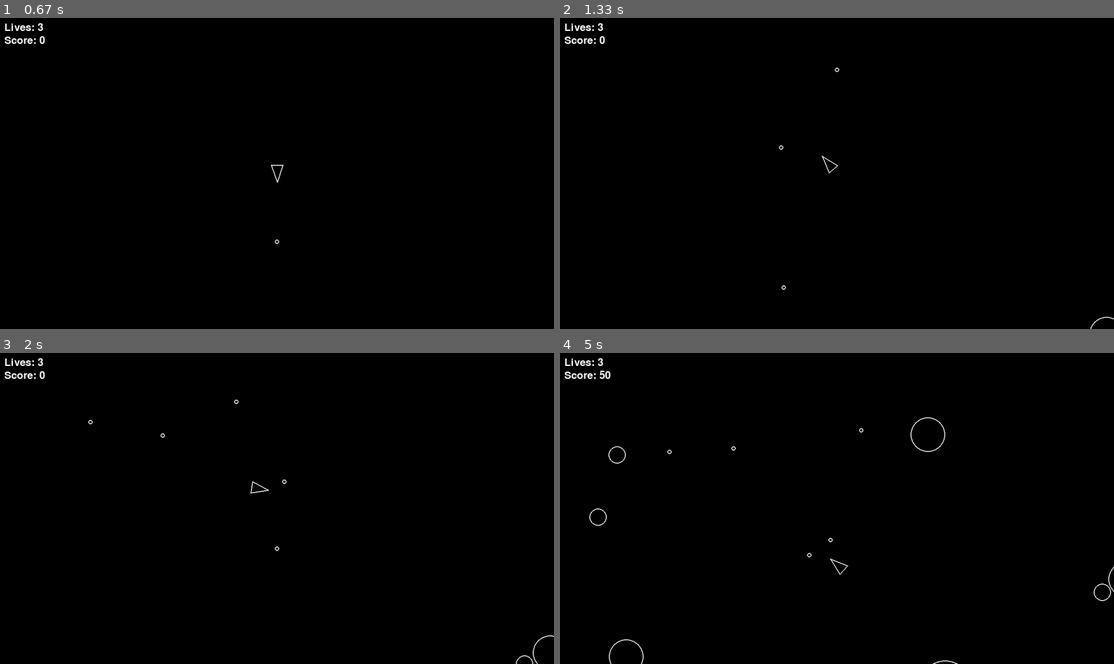
Above: before the commit, frames 1-4 (two rows, left to right).
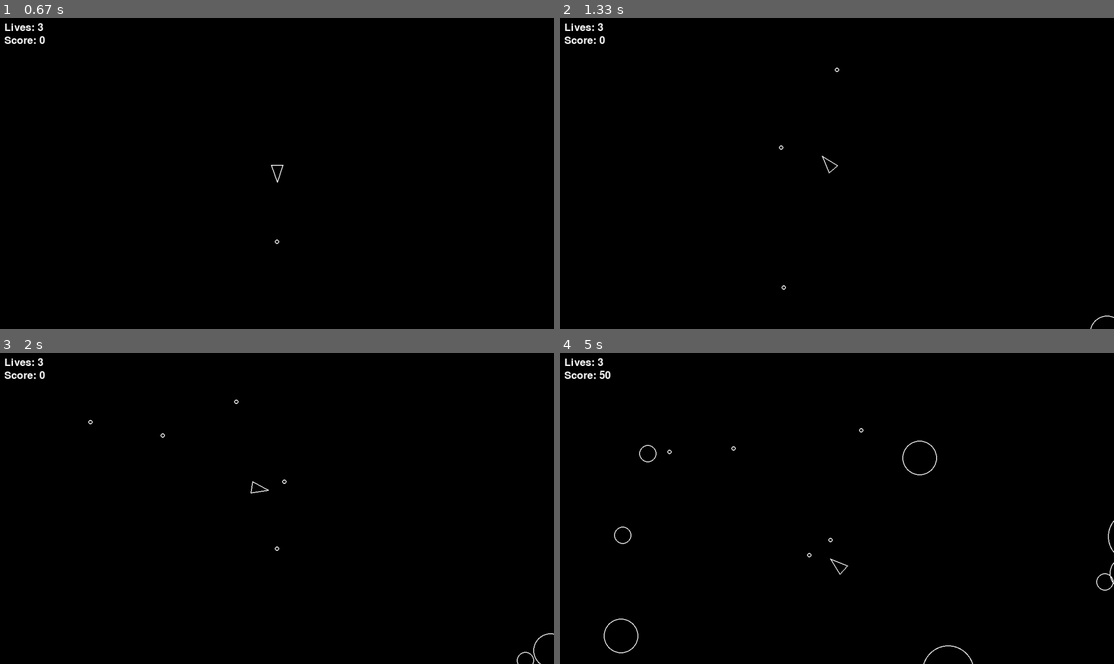
Above: after the commit, the same moments.

Repository: RAm13-dev/asteroid_game
Game: pygame game, started from main.py
The game is run twice, just before and just after one commit, with the same random seed, the same clock (stepped at 60 frames per second) and the same inputs.
Inputs:
- Up to frame 1 (0.67 s): tap Space at 0.33 s
- Up to frame 2 (1.33 s): hold D 0.67-1.13 s; tap Space at 0.73, 1.03, 1.23 s; hold W from 1.17 s (still down)
- Up to frame 3 (2 s): release W at 1.47 s; hold D 1.5-1.97 s; tap Space at 1.57, 1.87 s
- Up to frame 4 (5 s): hold A 2-2.53 s; tap Space at 2.07, 2.37, 2.63, 2.97, 3.27, 3.4, 3.8, 4.1, 4.47, 4.87 s; hold S 2.57-2.87 s; hold A 2.9-3.3 s; hold W 3.33-3.7 s; hold D 3.73-4.37 s; hold S 4.4-4.77 s; hold A from 4.8 s (still down)

Frame 1 is identical in both runs. In frame 2, less than 0.1% of the frame differs, in the area x 95-100%, y 95-100%; in frame 3, 0.1%; in frame 4, 0.7%, in the area x 5-100%, y 20-100%.

Commit message:
Add asteroid difficulty scaling tests

Diff:
--- a/asteroid.py
+++ b/asteroid.py
@@ -1,4 +1,9 @@
-from constants import LINE_WIDTH, ASTEROID_MIN_RADIUS
+from constants import (
+    ASTEROID_MIN_RADIUS,
+    ASTEROID_SPLIT_SPEED_MAX,
+    ASTEROID_SPLIT_SPEED_MIN,
+    LINE_WIDTH,
+)
 from circleshape import CircleShape
 from logger import log_event
 import pygame
@@ -24,10 +29,14 @@
         else:
             log_event("asteroid_split")
             angle = random.uniform(20, 50)
+            split_speed_multiplier = random.uniform(
+                ASTEROID_SPLIT_SPEED_MIN,
+                ASTEROID_SPLIT_SPEED_MAX,
+            )
             vel_p = self.velocity.rotate(angle)
             vel_n = self.velocity.rotate(-angle)
             new_radius = self.radius - ASTEROID_MIN_RADIUS
             asteroid_p = Asteroid(self.position.x, self.position.y, new_radius)
             asteroid_n = Asteroid(self.position.x, self.position.y, new_radius)
-            asteroid_p.velocity = vel_p * 1.2
-            asteroid_n.velocity = vel_n * 1.2
+            asteroid_p.velocity = vel_p * split_speed_multiplier
+            asteroid_n.velocity = vel_n * split_speed_multiplier
--- a/asteroidfield.py
+++ b/asteroidfield.py
@@ -4,7 +4,16 @@
 
 from asteroid import Asteroid
 
-from constants import *
+from constants import (
+    ASTEROID_DIFFICULTY_RAMP_SECONDS,
+    ASTEROID_KINDS,
+    ASTEROID_MAX_DIFFICULTY_MULTIPLIER,
+    ASTEROID_MAX_RADIUS,
+    ASTEROID_MIN_RADIUS,
+    ASTEROID_SPAWN_RATE_SECONDS,
+    SCREEN_HEIGHT,
+    SCREEN_WIDTH,
+)
 
 
 
@@ -63,6 +72,9 @@
                 pygame.sprite.Sprite.__init__(self, self.containers)
 
                 self.spawn_timer = 0.0
+                self.elapsed_time = 0.0
+                self.difficulty_multiplier = 1.0
+                self.spawn_rate = ASTEROID_SPAWN_RATE_SECONDS
 
 
 
@@ -74,9 +86,20 @@
 
         def update(self, dt):
 
+            self.elapsed_time += dt
+            ramp_progress = min(
+                self.elapsed_time / ASTEROID_DIFFICULTY_RAMP_SECONDS,
+                1.0,
+            )
+            self.difficulty_multiplier = min(
+                1.0 + ramp_progress * (ASTEROID_MAX_DIFFICULTY_MULTIPLIER - 1.0),
+                ASTEROID_MAX_DIFFICULTY_MULTIPLIER,
+            )
+            self.spawn_rate = ASTEROID_SPAWN_RATE_SECONDS / self.difficulty_multiplier
+
             self.spawn_timer += dt
 
-            if self.spawn_timer > ASTEROID_SPAWN_RATE_SECONDS:
+            if self.spawn_timer > self.spawn_rate:
 
                 self.spawn_timer = 0
                 edge = random.choice(self.edges)
@@ -86,6 +109,7 @@
                 velocity = edge[0] * speed
 
                 velocity = velocity.rotate(random.randint(-30, 30))
+                velocity = velocity * self.difficulty_multiplier
 
                 position = edge[1](random.uniform(0, 1))
 
--- a/constants.py
+++ b/constants.py
@@ -16,6 +16,14 @@
 
 ASTEROID_SPAWN_RATE_SECONDS = 0.8
 
+# Difficulty scaling
+ASTEROID_DIFFICULTY_RAMP_SECONDS = 30.0
+ASTEROID_MAX_DIFFICULTY_MULTIPLIER = 3.0
+
+# Asteroid splitting speed multiplier bounds
+ASTEROID_SPLIT_SPEED_MIN = 1.1
+ASTEROID_SPLIT_SPEED_MAX = 1.4
+
 ASTEROID_MAX_RADIUS = ASTEROID_MIN_RADIUS * ASTEROID_KINDS
 
 SHOT_RADIUS = 5
--- a/test_game.py
+++ b/test_game.py
@@ -15,12 +15,20 @@
 from circleshape import CircleShape
 from player import Player
 from asteroid import Asteroid
+from asteroidfield import AsteroidField
 from shot import Shot
 from constants import (
     SCREEN_WIDTH, SCREEN_HEIGHT, PLAYER_RADIUS, ASTEROID_MIN_RADIUS,
     PLAYER_SPEED, PLAYER_TURN_SPEED, PLAYER_SHOOT_COOLDOWN_SECONDS,
     PLAYER_INVINCIBILITY_SECONDS, SHOT_LIFETIME_SECONDS,
-    SCORE_SMALL_ASTEROID, SCORE_MEDIUM_ASTEROID, SCORE_LARGE_ASTEROID
+    ASTEROID_DIFFICULTY_RAMP_SECONDS,
+    ASTEROID_MAX_DIFFICULTY_MULTIPLIER,
+    ASTEROID_SPAWN_RATE_SECONDS,
+    ASTEROID_SPLIT_SPEED_MAX,
+    ASTEROID_SPLIT_SPEED_MIN,
+    SCORE_SMALL_ASTEROID,
+    SCORE_MEDIUM_ASTEROID,
+    SCORE_LARGE_ASTEROID,
 )
 
 
@@ -371,5 +379,78 @@
         assert asteroid.position.y > 0
 
 
+class TestAsteroidDifficultyScaling:
+    """Tests for asteroid difficulty and spawning behavior"""
+
+    def setup_method(self):
+        AsteroidField.containers = pygame.sprite.Group()
+
+    def test_asteroidfield_difficulty_scaling(self):
+        """Test difficulty scaling caps and spawn rate decreases"""
+        field = AsteroidField()
+        base_spawn_rate = ASTEROID_SPAWN_RATE_SECONDS
+
+        with patch("asteroidfield.random.choice", return_value=field.edges[0]), \
+            patch("asteroidfield.random.randint", return_value=40), \
+            patch("asteroidfield.random.uniform", return_value=0.5), \
+            patch.object(field, "spawn"):
+            field.update(ASTEROID_DIFFICULTY_RAMP_SECONDS + 1.0)
+
+        assert field.difficulty_multiplier <= ASTEROID_MAX_DIFFICULTY_MULTIPLIER
+        assert field.spawn_rate < base_spawn_rate
+
+    def test_asteroid_spawn_velocity_scaled(self):
+        """Test that spawned asteroid velocity scales with difficulty"""
+        field = AsteroidField()
+        field.elapsed_time = ASTEROID_DIFFICULTY_RAMP_SECONDS
+        field.spawn_timer = 1.0
+
+        with patch("asteroidfield.random.choice", return_value=field.edges[0]), \
+            patch("asteroidfield.random.randint", side_effect=[50, 0, 1]), \
+            patch("asteroidfield.random.uniform", return_value=0.5), \
+            patch.object(field, "spawn") as mock_spawn:
+            field.update(0.0)
+
+        assert mock_spawn.called
+        velocity = mock_spawn.call_args[0][2]
+        expected_speed = 50 * field.difficulty_multiplier
+        assert velocity == pygame.Vector2(expected_speed, 0)
+
+    def test_asteroid_split_speed_multiplier_bounds(self):
+        """Test split speed multiplier stays within configured bounds"""
+        base_velocity = pygame.Vector2(100, 0)
+        created = []
+
+        class DummyAsteroid:
+            def __init__(self, x, y, radius):
+                self.position = pygame.Vector2(x, y)
+                self.radius = radius
+                self.velocity = pygame.Vector2()
+                created.append(self)
+
+        asteroid_min = Asteroid(100, 100, 60)
+        asteroid_min.velocity = base_velocity
+
+        with patch("asteroid.random.uniform", side_effect=[30, ASTEROID_SPLIT_SPEED_MIN]), \
+            patch("asteroid.Asteroid", DummyAsteroid):
+            asteroid_min.split()
+
+        min_speeds = [child.velocity.length() for child in created]
+        assert min_speeds
+        assert all(speed == base_velocity.length() * ASTEROID_SPLIT_SPEED_MIN for speed in min_speeds)
+
+        created.clear()
+        asteroid_max = Asteroid(100, 100, 60)
+        asteroid_max.velocity = base_velocity
+
+        with patch("asteroid.random.uniform", side_effect=[30, ASTEROID_SPLIT_SPEED_MAX]), \
+            patch("asteroid.Asteroid", DummyAsteroid):
+            asteroid_max.split()
+
+        max_speeds = [child.velocity.length() for child in created]
+        assert max_speeds
+        assert all(speed == base_velocity.length() * ASTEROID_SPLIT_SPEED_MAX for speed in max_speeds)
+
+
 if __name__ == "__main__":
     pytest.main([__file__, "-v"])
